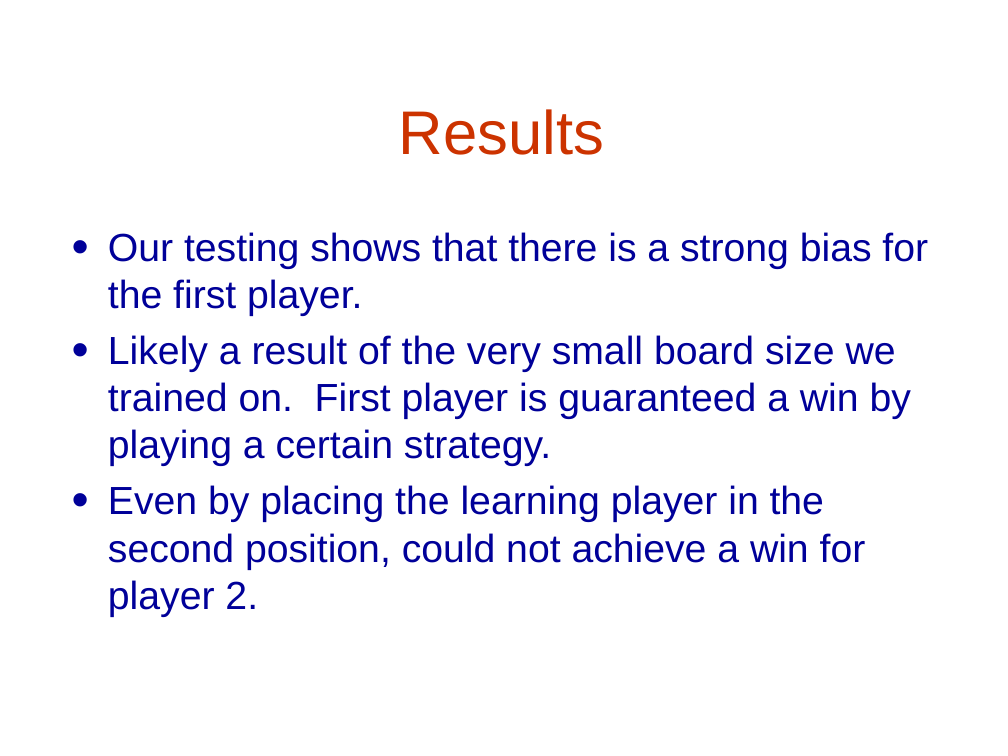
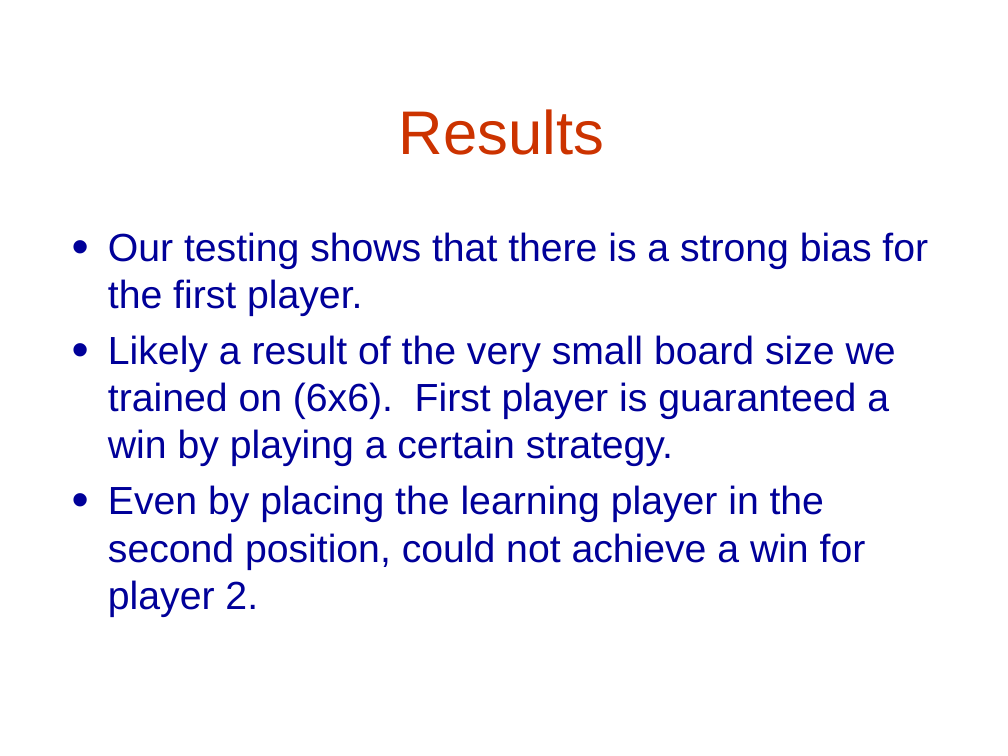
Before and after one commit to lasersox/twixt, a slide deck: slide 4 of docs/results_conclusion.ppt. Drawn at 1008x756 pixels with LibreOffice and Linux fonts; fonts in the diff are those of the drawing. Boxes give left, top, right and bottom in pixels: in the first picture for what was removed or moved away, otherwise in the second. Text is boxed around its words. In the diff, an @@ line names an element or a change of style, - is before the commit and + after.

Commit message:
new slides

```diff
--- a/docs/results_conclusion.ppt
+++ b/docs/results_conclusion.ppt
@@ text at bbox=[108, 335, 896, 466]: text changed @@
-• Likely a result of the very small board size we trained on. First player is guaranteed a win by playing a certain strategy.
+• Likely a result of the very small board size we trained on (6x6). First player is guaranteed a win by playing a certain strategy.
```
Also in this commit, not shown: 3 other slides changed, 1 other file.
